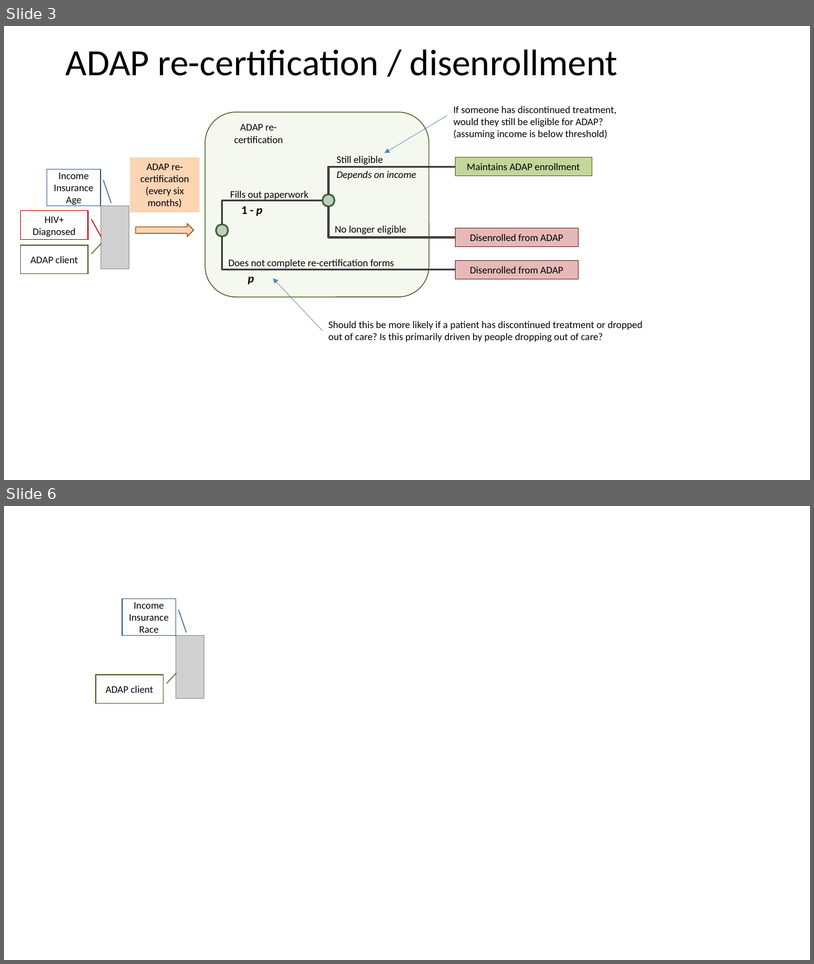
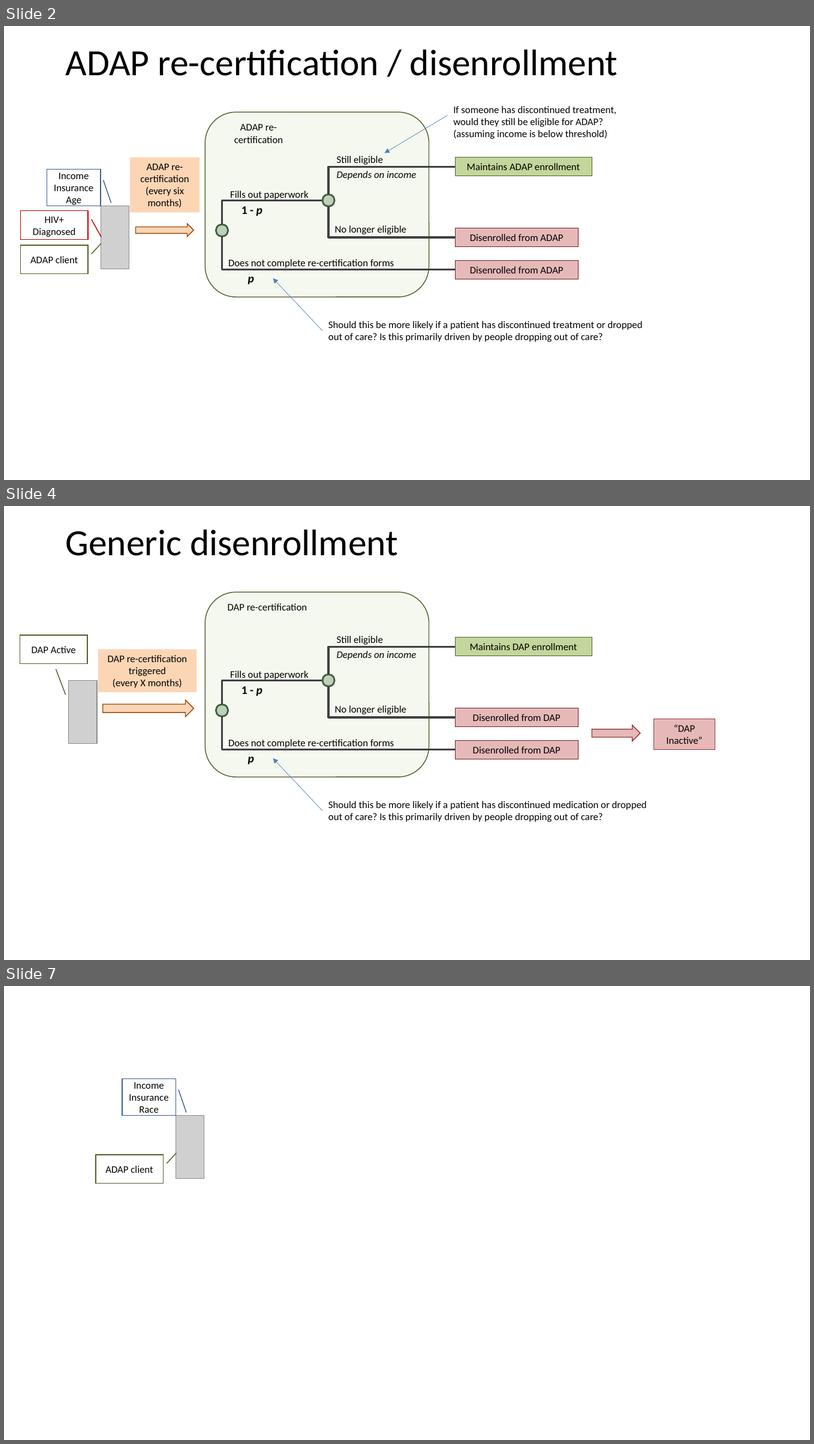
Before and after one commit to syzoekao/EpiModelCEA-presentation, a slide deck: _book/figures/WHAMP_FlowDiagram.pptx. Shown one above the other, each under a label of ours: slides 3 and 6 before the commit, slides 2, 4 and 7 after it; the slides between them are not shown. The pictures are 814x964 and 814x1444 pixels, drawn with LibreOffice and Linux fonts; fonts in the diff are those of the drawing; grey boxes stand for pictures. Boxes give left, top, right and bottom in pixels: in the first picture for what was removed or moved away, otherwise in the second. Text is boxed around its words. In the diff, an @@ line names an element or a change of style, - is before the commit and + after.

```diff
--- a/_book/figures/WHAMP_FlowDiagram.pptx
+++ b/_book/figures/WHAMP_FlowDiagram.pptx
@@ slide 4 added at box(4, 506, 810, 960), background #FFFFFF @@
@@ title added at box(65, 529, 398, 556), 44 pt, text #000000 @@
+Generic disenrollment
@@ group added at box(20, 592, 716, 822): 9 texts, 5 rectangles, 4 elbow lines, 2 right arrows, 2 ellipses, 1 rounded rectangle, 1 arrow, 1 picture, 1 border callout @@
+DAP re-certification triggered
+(every X months)
+DAP re-certification
+Fills out paperwork
+Does not complete re-certification forms
+1 - p
+p
+Still eligible
+No longer eligible
+Depends on income
+Maintains DAP enrollment
+Disenrolled from DAP
+Disenrolled from DAP
+Should this be more likely if a patient has discontinued medication or dropped out of care? Is this primarily driven by people dropping out of care?
+DAP Active
+“DAP Inactive”
@@ what was slide 3 is now slide 2 @@
@@ what was slide 6 is now slide 7 @@
```
Also in this commit, not shown: 2 slides changed, 1 other slide added, 1 slide removed, 28 other files.
